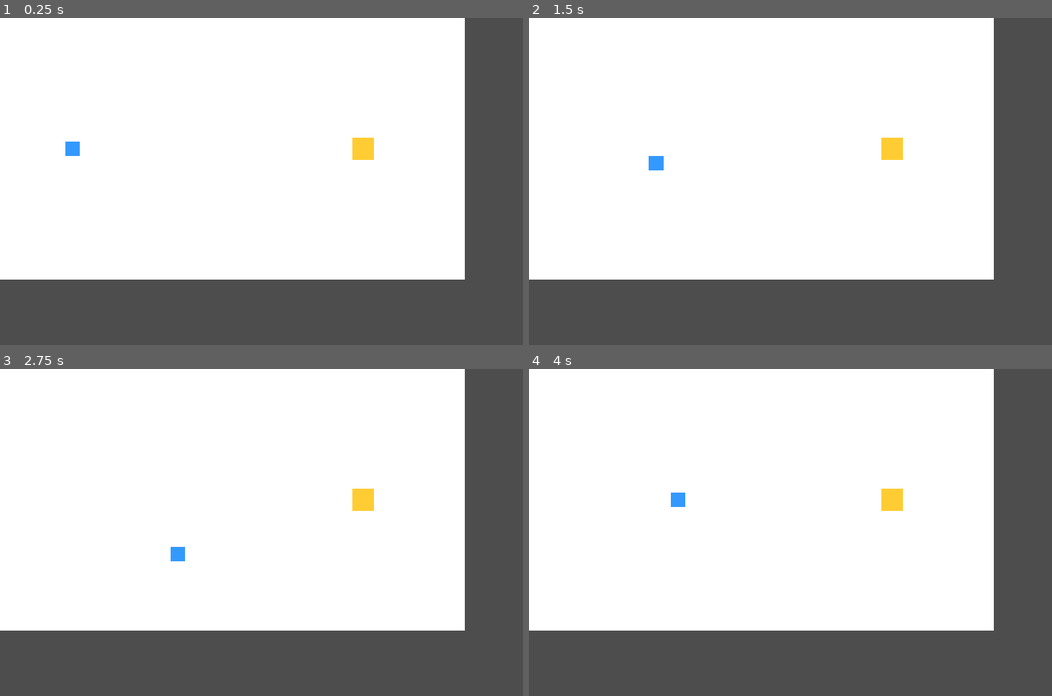
Above: before the commit, frames 1-4 (two rows, left to right).
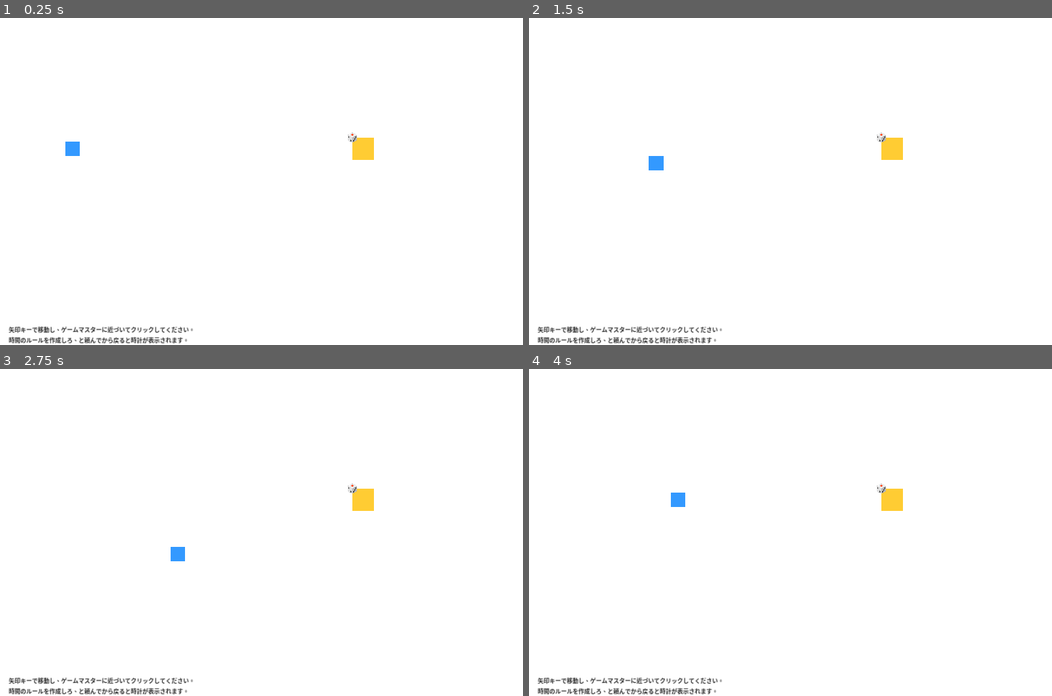
Above: after the commit, the same moments.

Repository: seeton/ai-world-rule-engine
Game: Godot game, scene res://scenes/Main.tscn
The game is run twice, just before and just after one commit, with the same random seed, the same clock (stepped at 60 frames per second) and the same inputs.
Inputs (mouse positions are in pixels of both pictures, inside the frame that each line leads up to):
- Up to frame 1 (0.25 s): no input
- Up to frame 2 (1.5 s): tap Enter at 0.5 s; move the mouse to (889, 148) at 0.52 s; hold Right (ui_right) 0.53-1.28 s; click (889, 148) at 0.67 s; move the mouse to (685, 197) at 1.27 s; hold Down (ui_down) from 1.28 s (still down); click (685, 197) at 1.42 s
- Up to frame 3 (2.75 s): move the mouse to (313, 460) at 2.02 s; release Down (ui_down) at 2.03 s; hold Right (ui_right) from 2.03 s (still down); click (313, 460) at 2.17 s
- Up to frame 4 (4 s): move the mouse to (764, 597) at 2.77 s; release Right (ui_right) at 2.78 s; hold Up (ui_up) 2.78-3.53 s; click (764, 597) at 2.92 s; move the mouse to (947, 581) at 3.52 s; hold Left (ui_left) from 3.53 s (still down); click (947, 581) at 3.67 s

The runs differ from the first frame. In frame 1, 29% of the frame differs, in the area x 0-100%, y 0-100%; in frame 2, 29%; in frame 3, 29%; in frame 4, 29%.

Commit message:
fix: polish 2d playability
Co-authored-by: Copilot <223556219+Copilot@users.noreply.github.com>

Diff:
--- a/godot-world/scenes/Main.tscn
+++ b/godot-world/scenes/Main.tscn
@@ -13,8 +13,8 @@
 script = ExtResource("1_game_scene")
 
 [node name="Background" type="ColorRect" parent="."]
-offset_right = 1280.0
-offset_bottom = 720.0
+offset_right = 1440.0
+offset_bottom = 900.0
 color = Color(1, 1, 1, 1)
 
 [node name="Player" type="CharacterBody2D" parent="."]
@@ -50,6 +50,16 @@
 offset_bottom = 30.0
 color = Color(1, 0.8, 0.2, 1)
 
+[node name="Icon" type="Label" parent="GameMaster/Visual"]
+offset_left = -30.0
+offset_top = -30.0
+offset_right = 30.0
+offset_bottom = 30.0
+theme_override_font_sizes/font_size = 30
+text = "🎲"
+horizontal_alignment = 1
+vertical_alignment = 1
+
 [node name="Label" type="Label" parent="GameMaster"]
 offset_left = -50.0
 offset_top = 35.0
@@ -65,7 +75,13 @@
 shape = SubResource("RectangleShape2D_gm")
 
 [node name="InteractionHint" type="Label" parent="."]
+modulate = Color(1, 1, 1, 0)
 offset_right = 200.0
 offset_bottom = 30.0
 text = "クリックして話す"
+theme_override_colors/font_color = Color(0.15, 0.15, 0.15, 1)
+theme_override_colors/font_shadow_color = Color(1, 1, 1, 0.65)
+theme_override_constants/shadow_offset_x = 1
+theme_override_constants/shadow_offset_y = 1
+theme_override_font_sizes/font_size = 16
 horizontal_alignment = 1
--- a/godot-world/scripts/game/game_master.gd
+++ b/godot-world/scripts/game/game_master.gd
@@ -1,15 +1,42 @@
 extends Node2D
 
 signal interaction_triggered
+signal hover_changed(is_hovering: bool)
 
 @onready var interaction_area: Area2D = $InteractionArea
+@onready var visual: ColorRect = $Visual
+@onready var label: Label = $Label
+
+var _is_hovering: bool = false
+var _base_color := Color(1.0, 0.8, 0.2, 1.0)
+var _hover_color := Color(1.0, 0.9, 0.4, 1.0)
 
 func _ready() -> void:
 	if interaction_area:
 		interaction_area.input_event.connect(_on_input_event)
+		interaction_area.mouse_entered.connect(_on_mouse_entered)
+		interaction_area.mouse_exited.connect(_on_mouse_exited)
+
+
+func _process(delta: float) -> void:
+	if visual != null:
+		var target_color := _hover_color if _is_hovering else _base_color
+		visual.color = visual.color.lerp(target_color, min(delta * 8.0, 1.0))
 
 func _on_input_event(_viewport: Node, event: InputEvent, _shape_idx: int) -> void:
 	if event is InputEventMouseButton:
 		var mouse_event := event as InputEventMouseButton
 		if mouse_event.pressed and mouse_event.button_index == MOUSE_BUTTON_LEFT:
 			interaction_triggered.emit()
+
+
+func _on_mouse_entered() -> void:
+	_is_hovering = true
+	hover_changed.emit(true)
+	Input.set_default_cursor_shape(Input.CURSOR_POINTING_HAND)
+
+
+func _on_mouse_exited() -> void:
+	_is_hovering = false
+	hover_changed.emit(false)
+	Input.set_default_cursor_shape(Input.CURSOR_ARROW)
--- a/godot-world/scripts/game/game_scene.gd
+++ b/godot-world/scripts/game/game_scene.gd
@@ -13,13 +13,17 @@
 		"hint": "クリックして話す",
 		"clock_prefix": "時計 ",
 		"player_label": "プレイヤー",
-		"gm_label": "ゲームマスター"
+		"gm_label": "ゲームマスター",
+		"goal": "矢印キーで移動し、ゲームマスターに近づいてクリックしてください。",
+		"subgoal": "時間のルールを作成しろ、と頼んでから戻ると時計が表示されます。"
 	},
 	"en": {
 		"hint": "Click to talk",
 		"clock_prefix": "Clock ",
 		"player_label": "Player",
-		"gm_label": "Game Master"
+		"gm_label": "Game Master",
+		"goal": "Move with the arrow keys and click the game master when close.",
+		"subgoal": "Ask for the time rule, then return to reveal the clock."
 	}
 }
 
@@ -27,15 +31,21 @@
 var _clock_layer: CanvasLayer
 var _clock_label: Label
 var _gm_dialog: Control = null
+var _is_hovering_gm: bool = false
+var _goal_hint: Label
 
 func _ready() -> void:
 	_world_state = get_node_or_null("/root/WorldState")
 	interaction_hint.visible = false
+	interaction_hint.modulate.a = 0.0
 	interaction_hint.text = _text("hint")
 	if gm.has_signal("interaction_triggered"):
 		gm.interaction_triggered.connect(_on_gm_interaction)
+	if gm.has_signal("hover_changed"):
+		gm.hover_changed.connect(_on_gm_hover_changed)
 	_setup_clock_ui()
 	_update_nameplates()
+	_setup_goal_hint()
 
 func _process(delta: float) -> void:
 	if _world_state != null and _world_state.has_method("advance_tick"):
@@ -48,10 +58,14 @@
 		return
 
 	var in_range := _is_player_in_range()
-	interaction_hint.visible = in_range and _gm_dialog == null
+	var should_show := (in_range or _is_hovering_gm) and _gm_dialog == null
+	interaction_hint.visible = should_show
 
-	if in_range:
+	if should_show:
 		interaction_hint.global_position = gm.global_position + Vector2(-40, -60)
+		interaction_hint.modulate.a = move_toward(interaction_hint.modulate.a, 1.0, 0.15)
+	else:
+		interaction_hint.modulate.a = move_toward(interaction_hint.modulate.a, 0.0, 0.2)
 
 func _on_gm_interaction() -> void:
 	if not _is_player_in_range() or _gm_dialog != null:
@@ -80,7 +94,7 @@
 	add_child(_clock_layer)
 
 	_clock_label = Label.new()
-	_clock_label.position = Vector2(980, 16)
+	_clock_label.position = Vector2(1144, 16)
 	_clock_label.size = Vector2(280, 28)
 	_clock_label.horizontal_alignment = HORIZONTAL_ALIGNMENT_RIGHT
 	_clock_label.add_theme_font_size_override("font_size", 22)
@@ -89,8 +103,20 @@
 	_clock_layer.add_child(_clock_label)
 
 
+func _setup_goal_hint() -> void:
+	_goal_hint = Label.new()
+	_goal_hint.position = Vector2(24, 844)
+	_goal_hint.size = Vector2(1200, 42)
+	_goal_hint.text = "%s\n%s" % [_text("goal"), _text("subgoal")]
+	_goal_hint.add_theme_font_size_override("font_size", 16)
+	_goal_hint.add_theme_color_override("font_color", Color(0.15, 0.15, 0.15, 1.0))
+	add_child(_goal_hint)
+
+
 func _update_clock() -> void:
-	if _clock_label == null or _gm_dialog != null:
+	if _clock_label == null:
+		return
+	if _gm_dialog != null:
 		_clock_label.visible = false
 		return
 	if _world_state == null or not _world_state.has_method("get_world_snapshot"):
@@ -116,6 +142,10 @@
 	gm_label.text = _text("gm_label")
 
 
+func _on_gm_hover_changed(is_hovering: bool) -> void:
+	_is_hovering_gm = is_hovering
+
+
 func _text(key: String) -> String:
 	var table: Dictionary = UI_TEXT.get(ACTIVE_LANGUAGE, UI_TEXT["ja"])
 	return String(table.get(key, key))
--- a/godot-world/scripts/ui/gm_dialog.gd
+++ b/godot-world/scripts/ui/gm_dialog.gd
@@ -37,9 +37,16 @@
 
 func _ready() -> void:
 	set_anchors_and_offsets_preset(Control.PRESET_FULL_RECT)
+	modulate.a = 0.0
 	_world_state = get_node("/root/WorldState")
 	_build_ui()
 	_show_welcome_message()
+	_fade_in()
+
+
+func _fade_in() -> void:
+	var tween := create_tween()
+	tween.tween_property(self, "modulate:a", 1.0, 0.25)
 
 
 func _build_ui() -> void:
@@ -134,8 +141,12 @@
 
 
 func _on_back_pressed() -> void:
-	closed.emit()
-	queue_free()
+	var tween := create_tween()
+	tween.tween_property(self, "modulate:a", 0.0, 0.18)
+	tween.tween_callback(func():
+		closed.emit()
+		queue_free()
+	)
 
 
 func _on_send_pressed() -> void:
